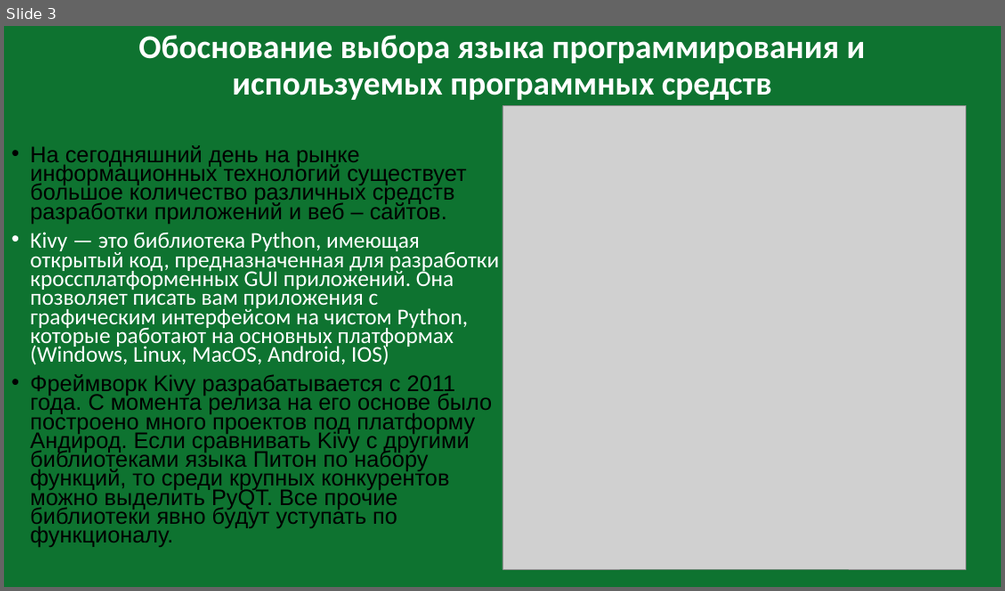
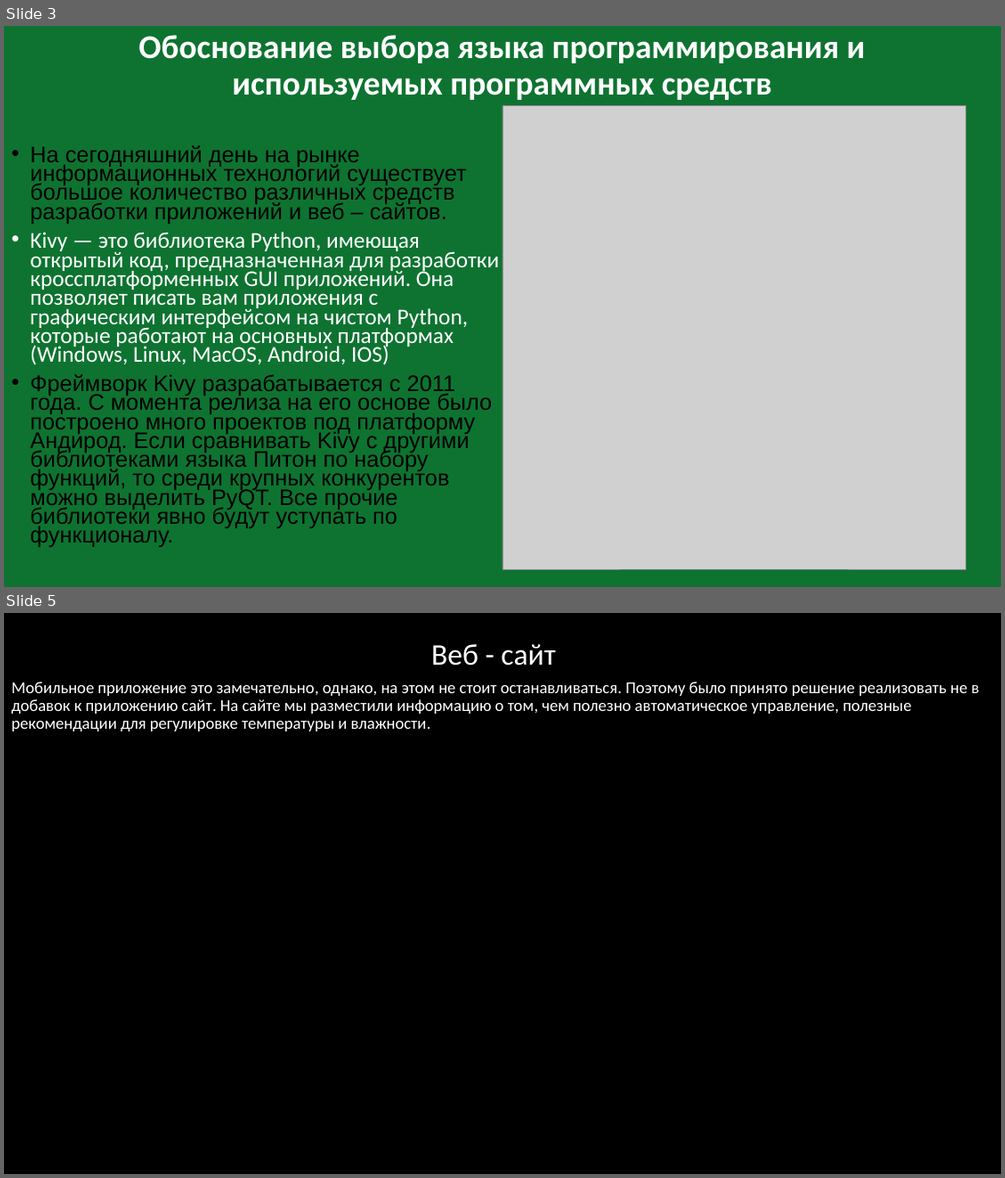
Before and after one commit to voronov-nikita/teplica-predprof, a slide deck: документация и презентация/Автоматизированная система удаленного управления теплицей.pptx. Shown one above the other, each under a label of ours: slide 3 before the commit, slides 3 and 5 after it; the slides between them are not shown. The pictures are 1005x591 and 1005x1178 pixels, drawn with LibreOffice and Linux fonts; fonts in the diff are those of the drawing; grey boxes stand for pictures; background and template pictures are left out. Boxes give left, top, right and bottom in pixels: in the first picture for what was removed or moved away, otherwise in the second. Text is boxed around its words. In the diff, an @@ line names an element or a change of style, - is before the commit and + after.

```diff
--- a/документация и презентация/Автоматизированная система удаленного управления теплицей.pptx
+++ b/документация и презентация/Автоматизированная система удаленного управления теплицей.pptx
@@ slide 5 added at box(4, 613, 1001, 1174), background picture (left out) @@
@@ title added at box(431, 644, 555, 666), 28.8 pt, text #FFFFFF @@
+Веб - сайт
@@ text added at box(11, 682, 979, 731), 16 pt, text #FFFFFF @@
+Мобильное приложение это замечательно, однако, на этом не стоит останавливаться. Поэтому было принято решение реализовать не в добавок к приложению сайт. На сайте мы разместили информацию о том, чем полезно автоматическое управление, полезные рекомендации для регулировке температуры и влажности.
```
Also in this commit, not shown: 3 slides changed, 1 other slide added, 1 slide removed.
